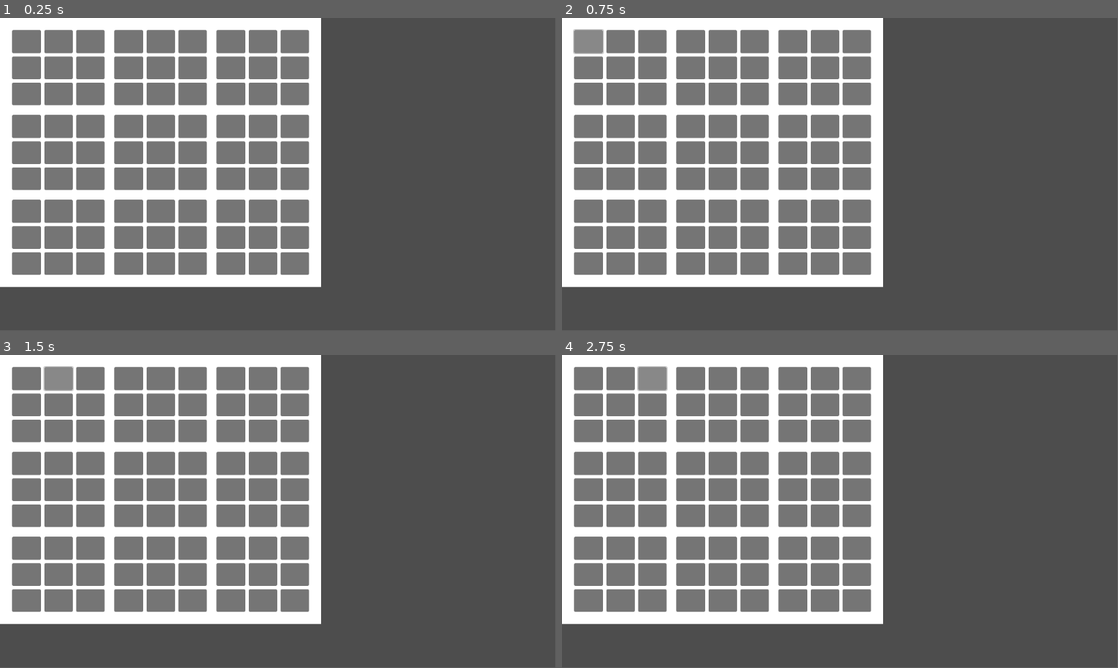
Above: before the commit, frames 1-4 (two rows, left to right).
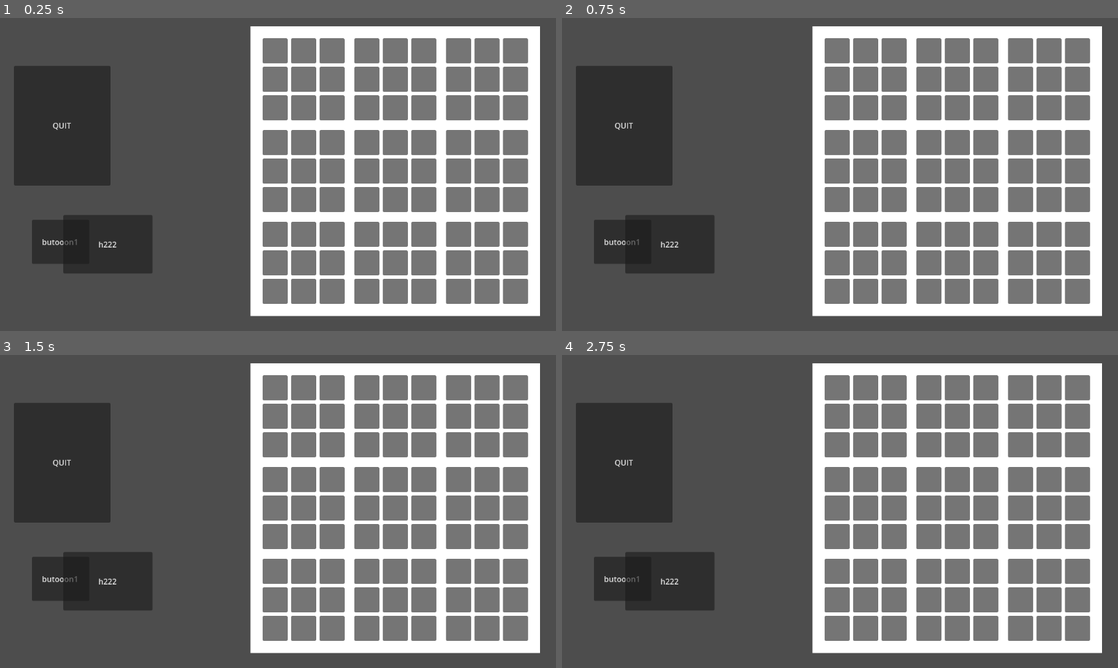
Above: after the commit, the same moments.

Repository: Kyluuuu/UltimateTickTackToe
Game: Godot game, scene res://MainScreen.tscn
Same seed, same stepped clock (60 frames per second), same inputs: the game is played once before the commit and once after it.
Inputs (mouse positions are in pixels of both pictures, inside the frame that each line leads up to):
- Up to frame 1 (0.25 s): no input
- Up to frame 2 (0.75 s): click (589, 43) at 0.52 s
- Up to frame 3 (1.5 s): click (61, 380) at 1.27 s
- Up to frame 4 (2.75 s): click (650, 380) at 2.02 s
In our replay, the window is 799x449 before the commit and 800x450 after it. These sizes can differ from the game's own. Grey fills any space a smaller window leaves; there, only what the larger window draws over its background counts as a difference.

The runs differ from the first frame. In frame 1, 82% of the frame differs, in the area x 0-98%, y 0-96%; in frame 2, 82%; in frame 3, 82%; in frame 4, 82%.

Commit message:
quit button

Diff:
--- /dev/null
+++ b/MainScreen.gd
@@ -0,0 +1,25 @@
+extends Node2D
+# Called when the node enters the scene tree for the first time.
+func _ready():
+
+	pass # Replace with function body.
+
+
+# Called every frame. 'delta' is the elapsed time since the previous frame.
+func _process(delta):
+	pass
+
+
+func _on_button_pressed():
+	get_tree().quit(0);
+
+func _input(ev):
+	if Input.is_key_pressed(KEY_ESCAPE):
+		get_tree().quit(0);
+
+
+func _on_button_2_pressed():
+	pass;
+
+func _on_button_3_pressed():
+	pass;
--- a/MainScreen.tscn
+++ b/MainScreen.tscn
@@ -1,14 +1,19 @@
-[gd_scene format=3 uid="uid://ddneksnqngx5g"]
+[gd_scene load_steps=2 format=3 uid="uid://ddneksnqngx5g"]
+
+[ext_resource type="Script" path="res://MainScreen.gd" id="1_0amg7"]
 
 [node name="Node2D" type="Node2D"]
+script = ExtResource("1_0amg7")
 
 [node name="Control" type="Control" parent="."]
 layout_mode = 3
 anchors_preset = 15
 anchor_right = 1.0
 anchor_bottom = 1.0
-offset_right = 666.0
-offset_bottom = 558.0
+offset_left = 518.0
+offset_top = 18.0
+offset_right = 1118.0
+offset_bottom = 618.0
 grow_horizontal = 2
 grow_vertical = 2
 size_flags_horizontal = 3
@@ -859,3 +864,31 @@
 layout_mode = 2
 size_flags_horizontal = 3
 size_flags_vertical = 3
+
+[node name="Camera2D" type="Camera2D" parent="."]
+position = Vector2(575, 325)
+
+[node name="Button" type="Button" parent="."]
+offset_left = 28.0
+offset_top = 100.0
+offset_right = 228.0
+offset_bottom = 348.0
+text = "QUIT"
+
+[node name="Button2" type="Button" parent="."]
+offset_left = 65.0
+offset_top = 419.0
+offset_right = 184.0
+offset_bottom = 510.0
+text = "butooon1"
+
+[node name="Button3" type="Button" parent="."]
+offset_left = 130.0
+offset_top = 409.0
+offset_right = 315.0
+offset_bottom = 530.0
+text = "h222"
+
+[connection signal="pressed" from="Button" to="." method="_on_button_pressed"]
+[connection signal="pressed" from="Button2" to="." method="_on_button_2_pressed"]
+[connection signal="pressed" from="Button3" to="." method="_on_button_3_pressed"]
--- a/project.godot
+++ b/project.godot
@@ -15,6 +15,12 @@
 config/features=PackedStringArray("4.2", "Mobile")
 config/icon="res://icon.svg"
 
+[display]
+
+window/size/mode=3
+window/stretch/mode="viewport"
+window/stretch/aspect="expand"
+
 [rendering]
 
 renderer/rendering_method="mobile"
